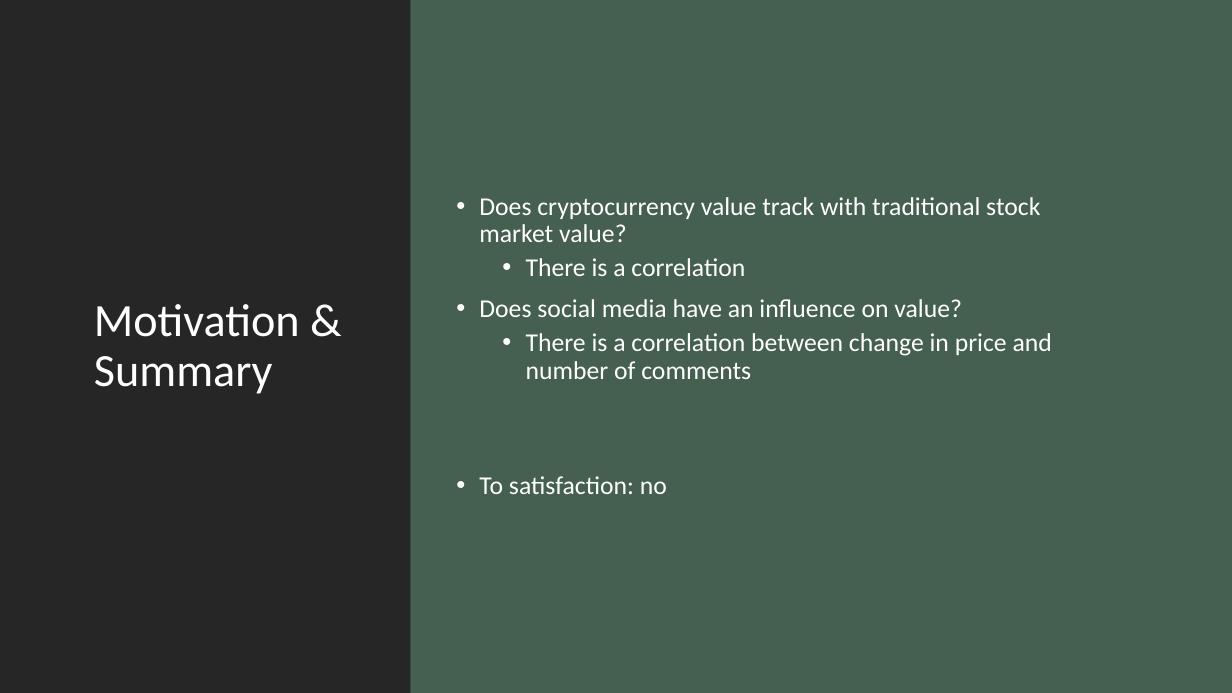
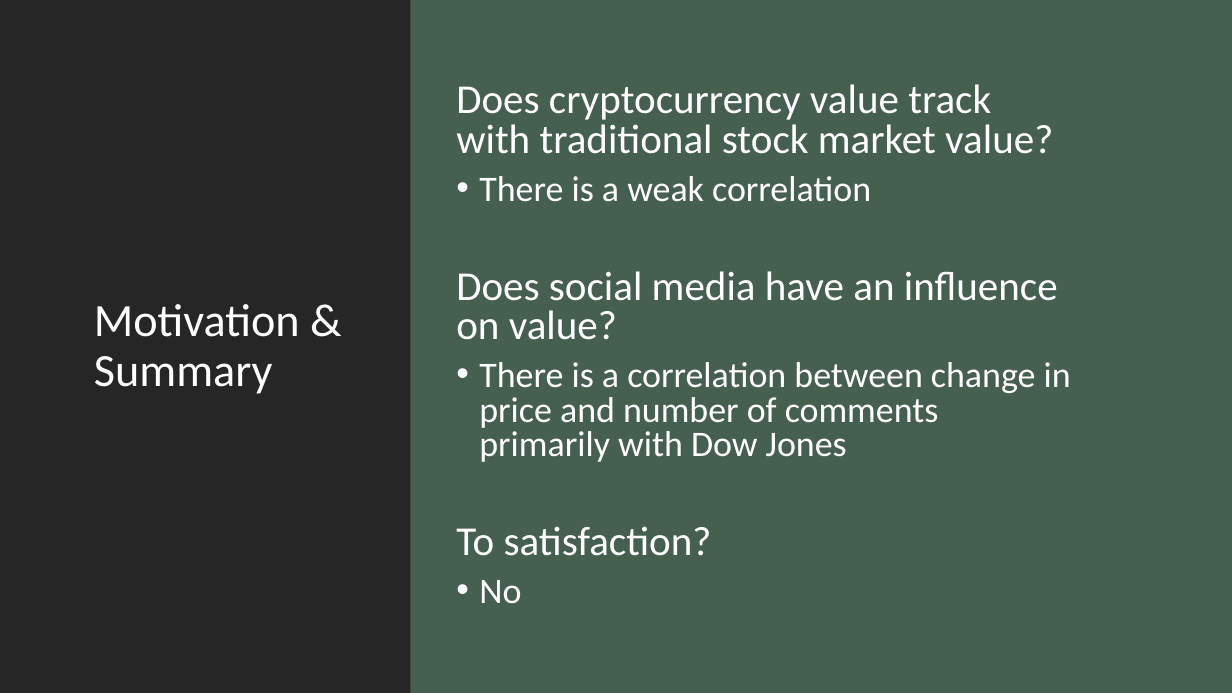
Before and after one commit to ashleighdevito/Cryptocurrency, a slide deck: slide 2 of Presentation/1_cryptocurrency_presentation.pptx. Drawn at 1232x693 pixels with LibreOffice and Linux fonts; fonts in the diff are those of the drawing. Boxes give left, top, right and bottom in pixels: in the first picture for what was removed or moved away, otherwise in the second. Text is boxed around its words. In the diff, an @@ line names an element or a change of style, - is before the commit and + after.

```diff
--- a/Presentation/1_cryptocurrency_presentation.pptx
+++ b/Presentation/1_cryptocurrency_presentation.pptx
@@ text at bbox=[456, 84, 1058, 340]: size 20 to 32 pt in "Does cryptocurrency value track with traditional stock ...", "Does social media have an influence on ..."; bullet • to none; line spacing 0.9 to 0.8 @@
@@ text at bbox=[479, 176, 871, 202]: text changed; size 20 to 28 pt @@
-  • There is a correlation
+• There is a weak correlation
@@ text at bbox=[456, 362, 1071, 603]: text changed; size 20 to 28 pt @@
-  • There is a correlation between change in price and number of comments
-• To satisfaction: no
+• There is a correlation between change in price and number of comments primarily with Dow Jones
+To satisfaction?
+• No
```
Also in this commit, not shown: 11 other slides changed, 2 slides added, 3 slides removed, 21 other files.
